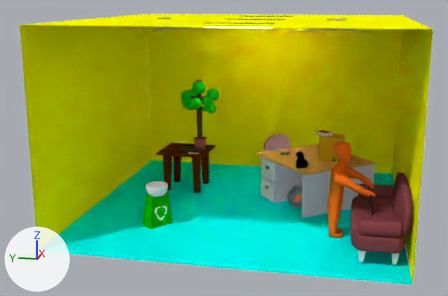
One commit to the Blender file room world/scenes/JonWorld16.blend: the scene before it, then after it.
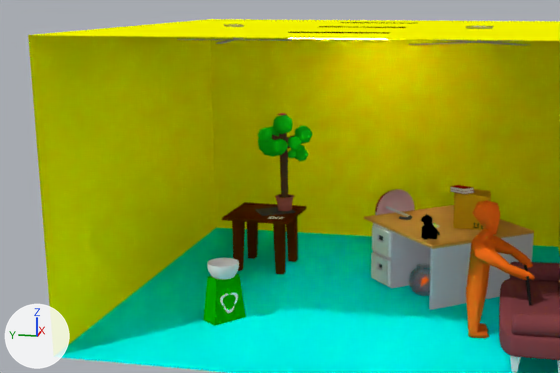
The first picture shows the older version from a 50 mm camera at (-34.14, -5.53, 12.04) aimed at (-0.32, 1.24, 3.58). The close-ups show both versions on the part from 0% to 88% of the width and 0% to 89% of the height of that picture; other places that the commit changed are outside them. Every picture has the same lights, and +X, +Y and +Z are marked at lower left.

Objects in the first close-up: 'Big Tree', 'Ceiling', 'Cube', 'Cube.009', 'Desk', 'Floor', 'Human', 'North Wall', 'Recycle_Bin', 'Sofa', 'Table', 'Umbrella', 'West Wall'.
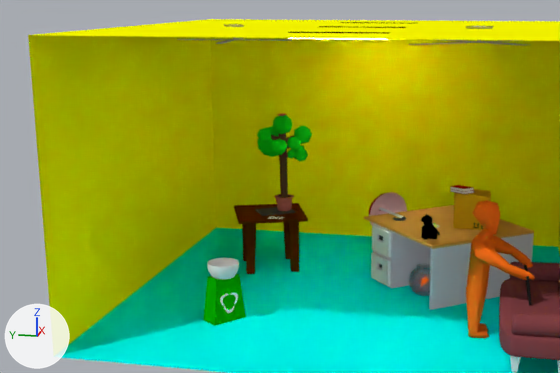
Location of each change, (x1, y1, x2, y2) in pixels of the close-ups (560 x 373 px):
'Table', reshaped, moved, turned: before (222, 202, 307, 274); after (234, 203, 308, 224)
'Big Tree', moved, rescaled (13% shorter): before (258, 115, 313, 211); after (257, 115, 312, 198)
'Umbrella', no longer drawn: before (375, 189, 414, 220)
'Canopy', added: after (369, 192, 407, 226)
'Leg.001', added (brown): after (288, 222, 299, 272)
'Leg.003', added (brown): after (245, 223, 256, 274)
'Leg', added: after (283, 222, 290, 259)
'Leg.002', now drawn: after (242, 224, 246, 261)
'Pole', added: after (379, 207, 406, 221)
part 2 of me_cube_013, deleted (brown): before (232, 217, 298, 274)

Edits to the bpy script that builds the scene:
```text
Change me_cube_013:
    used by ob_table; location = (3.26, 4.4, 1.18); rotation_euler = (0.0, 0.0, -4.772), in degrees (0, 0, -273); scale = (1.2, 1.2, 1.2)
    remove me_cube_013.from_pydata(...)  # 40 vertices, 34 faces; spans x -1.25..1.25, y -1.25..1.25, z -1.0..1.1
    add me_cube_013.from_pydata(...)  # 24 vertices, 14 faces; spans x -1.25..1.25, y -1.25..1.25, z 1.0..1.1
    me_cube_013 part 2
    16 vertices are removed from x -0.97..0.97, y -0.97..0.97, z -1.0
    20 faces are deleted
Change me_sphere:
    used by ob_umbrella; location = (3.81, -1.5, 2.64); rotation_euler = (1.577, -0.039, -4.062), in degrees (90, -2.2, -233)
    remove me_sphere.from_pydata(...)  # 844 vertices, 910 faces; spans x -0.98..0.98, y -0.98..0.98, z -1.32..1.0
    remove me_sphere.materials.append(mat_inside)  # pink #ffd0d0
    remove me_sphere.materials.append(mat_red)  # red #b22424
    remove me_sphere.materials.append(mat_white)  # white #e7e7e7
    remove me_sphere.materials.append(mat_pole)  # white #e7e7e7
    remove me_sphere.materials.append(mat_handle)  # dark grey #4d4d4d
    add me_sphere.from_pydata(...)  # 0 vertices, 0 faces; spans empty
    me_sphere part 1: the whole mesh is rebuilt
Add me_plane_008:
    me_plane_008.from_pydata([], [], [])
Add me_leg_003:
    me_leg_003.from_pydata([(-0.97, -0.97, 1.0), (-0.97, -0.97, -1.0), (-0.97, -0.58, 1.0), (-0.6, -0.97, 1.0), (-0.68, -0.97, -1.0), (-0.6, -0.58, 1.0), (-0.68, -0.67, -1.0), (-0.97, -0.67, -1.0)], [], [(2, 7, 1, 0), (1, 4, 3, 0), (3, 4, 6, 5), (6, 7, 2, 5), (1, 7, 6, 4)])
    me_leg_003.materials.append(mat_material_083)  # brown #592500
Add me_leg_001:
    me_leg_001.from_pydata([(0.97, -0.97, 1.0), (0.97, -0.97, -1.0), (0.6, -0.97, 1.0), (0.97, -0.58, 1.0), (0.97, -0.67, -1.0), (0.6, -0.58, 1.0), (0.68, -0.67, -1.0), (0.68, -0.97, -1.0)], [], [(0, 1, 4, 3), (2, 7, 1, 0), (4, 6, 5, 3), (7, 2, 5, 6), (7, 6, 4, 1)])
    me_leg_001.materials.append(mat_material_083)  # brown #592500
Add me_leg:
    me_leg.from_pydata([(0.97, 0.97, 1.0), (0.97, 0.97, -1.0), (0.97, 0.67, -1.0), (0.97, 0.58, 1.0), (0.68, 0.97, -1.0), (0.6, 0.97, 1.0), (0.6, 0.58, 1.0), (0.68, 0.67, -1.0)], [], [(2, 7, 4, 1), (1, 4, 5, 0), (2, 3, 6, 7), (5, 4, 7, 6), (2, 1, 0, 3)])
    me_leg.materials.append(mat_material_083)  # brown #592500
Change ob_table:
    ob_table.location: (3.26, 4.4, 1.18) -> (3.26, 4.2, 1.18)
    ob_table.rotation_euler: (0.0, 0.0, -4.772) -> (0.0, 0.0, 5.07)  # degrees (0, 0, -273) -> degrees (0, 0, 290)
Change ob_umbrella:
    ob_umbrella.location: (3.81, -1.5, 2.64) -> (3.53, -1.22, 2.58)
    ob_umbrella.rotation_euler: (1.577, -0.039, -4.062) -> (1.694, -0.912, -4.194)  # degrees (90, -2.2, -233) -> degrees (97, -52, -240)
    ob_umbrella.scale: (1.0, 1.0, 1.0) -> (1.4, 1.4, 1.4)
Change ob_big_tree:
    ob_big_tree.scale: (0.4, 0.4, 0.401) -> (1.0, 1.0, 1.0)
    add ob_big_tree.parent = ob_bigtree
    ob_big_tree.location: (3.478, 3.555, 2.669) -> (0.0, 0.0, -0.692)
Add ob_bigtree:
    ob_bigtree = bpy.data.objects.new('BigTree', me_plane_008)
    ob_bigtree.location = (3.499, 3.581, 2.943)
    ob_bigtree.scale = (0.4, 0.4, 0.4)
Add ob_leg_003:
    ob_leg_003 = bpy.data.objects.new('Leg.003', me_leg_003)
    ob_leg_003.parent = ob_table
    ob_leg_003.location = (0.0, 0.0, 0.0)
Add ob_leg_001:
    ob_leg_001 = bpy.data.objects.new('Leg.001', me_leg_001)
    ob_leg_001.parent = ob_table
    ob_leg_001.location = (0.0, 0.0, 0.0)
Add ob_leg:
    ob_leg = bpy.data.objects.new('Leg', me_leg)
    ob_leg.parent = ob_table
    ob_leg.location = (0.0, 0.0, 0.0)
Add ob_pole:
    ob_pole = bpy.data.objects.new('Pole', me_pole)  # 363 vertices, 398 faces; spans x -0.06..0.56, y -0.06..0.06, z -1.32..0.96; in mat_pole (white #e7e7e7), mat_handle (dark grey #4d4d4d)
    ob_pole.parent = ob_umbrella
    ob_pole.location = (0.0233, 0.0443, 0.00316)
    ob_pole.rotation_euler = (-0.0708, 0.0608, -0.875)  # degrees (-4.1, 3.5, -50)
    ob_pole.scale = (0.7, 0.7, 0.7)
Add ob_canopy:
    ob_canopy = bpy.data.objects.new('Canopy', me_canopy)  # 513 vertices, 512 faces; spans x -0.98..0.98, y -0.98..0.98, z 0.19..1.0; in mat_inside (pink #ffd0d0), mat_red_001 (red #b32424), mat_white (white #e7e7e7)
    ob_canopy.parent = ob_umbrella
    ob_canopy.location = (0.0, 0.0, 0.0)
    ob_canopy.rotation_euler = (-0.0708, 0.0608, -0.875)  # degrees (-4.1, 3.5, -50)
    ob_canopy.scale = (0.7, 0.7, 0.7)
```
